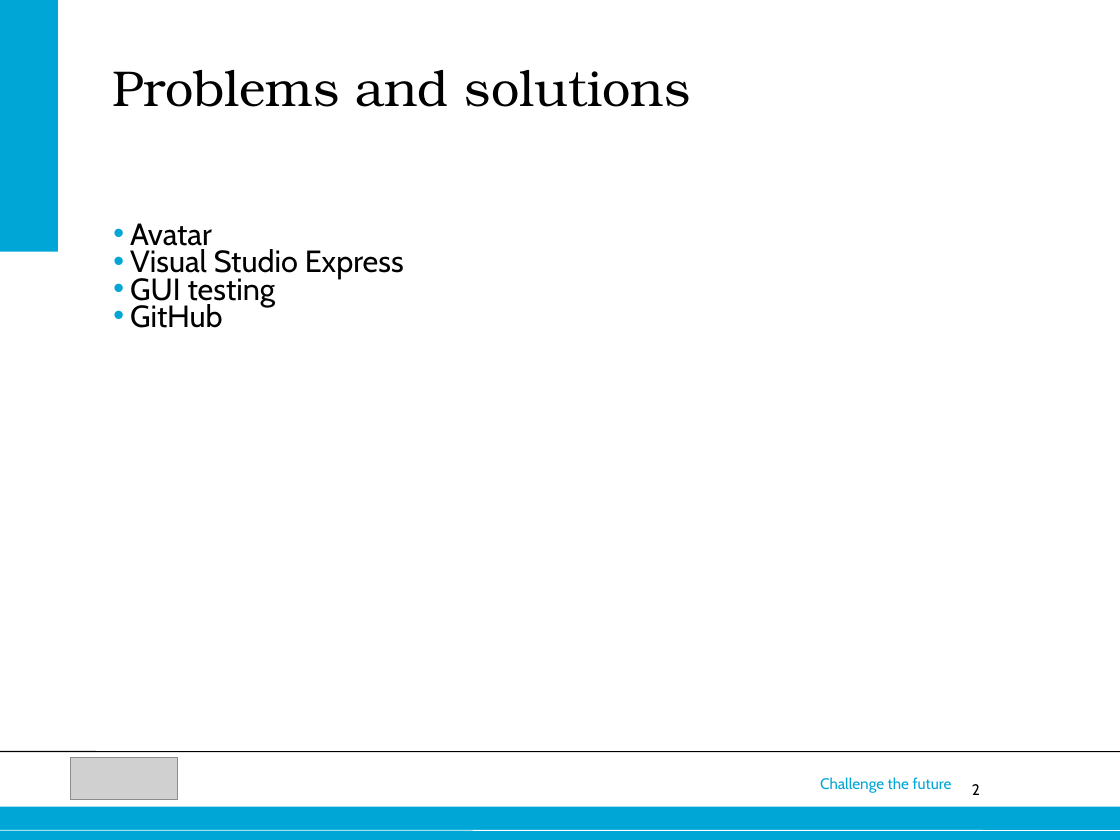
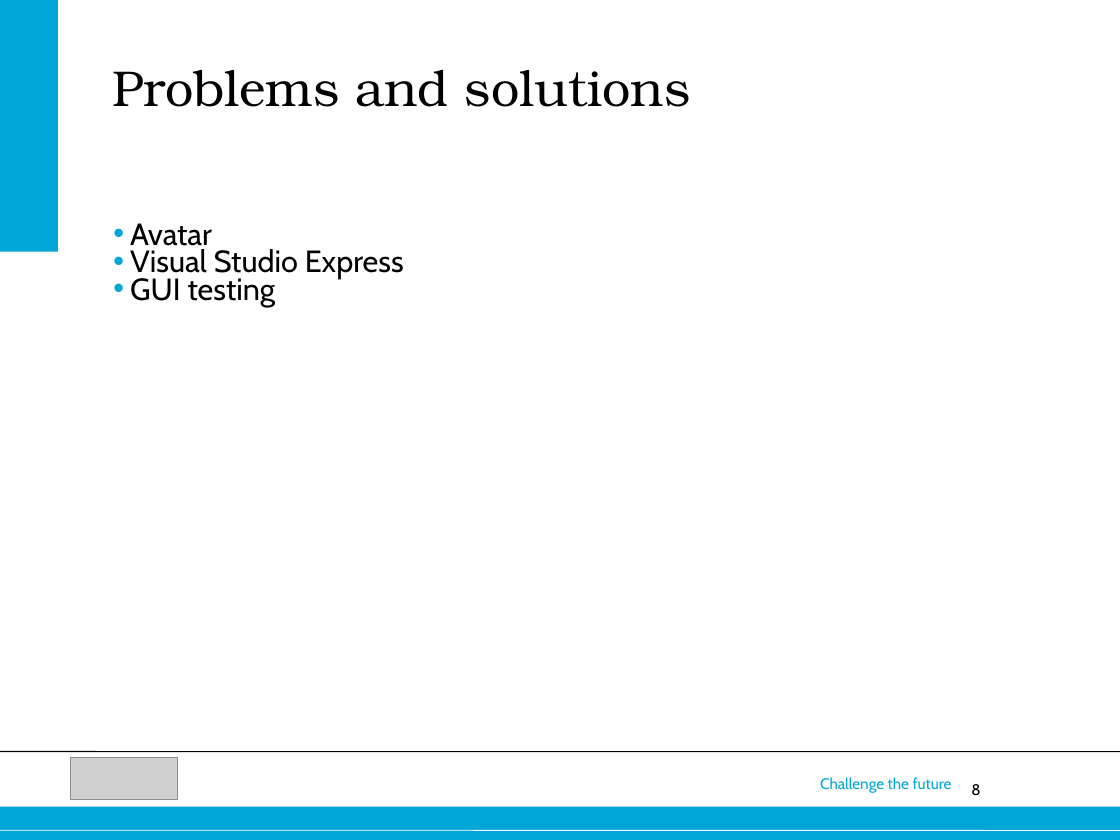
Before and after one commit to Yuugo/Health-Informatics-Social-Phobia, a slide deck: slide 8 of Presentation/Presentation.ppt. Drawn at 1120x840 pixels with LibreOffice and Linux fonts; fonts in the diff are those of the drawing; grey boxes stand for pictures. Boxes give left, top, right and bottom in pixels: in the first picture for what was removed or moved away, otherwise in the second. Text is boxed around its words. In the diff, an @@ line names an element or a change of style, - is before the commit and + after.

```diff
--- a/Presentation/Presentation.ppt
+++ b/Presentation/Presentation.ppt
@@ text at box(130, 304, 222, 328): paragraph removed @@
-• GitHub
@@ text at box(971, 784, 980, 795): text changed @@
-2
+8
```
Also in this commit, not shown: 6 other slides changed.
